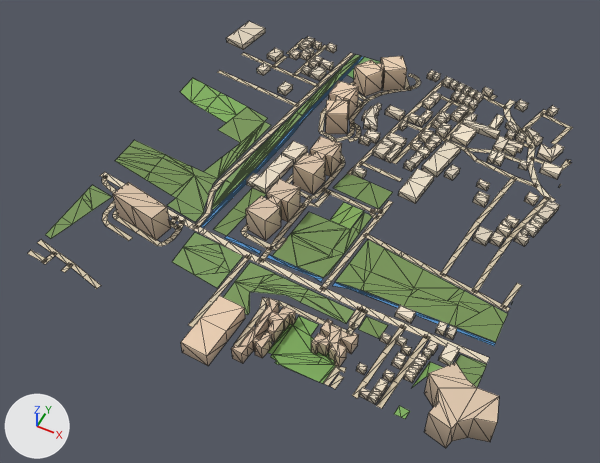
A saved change to the glTF model public/assets/bengaluru-region-v1/tiles/t10_18-l1.glb.
Both versions are drawn from a 50 mm camera at (5537.0, 8605.0, 705.0) aimed at (5248.0, 9183.0, -18.0). Every picture has the same lights, and +X, +Y and +Z are marked at lower left. The first picture is the older version. Mesh edges are drawn as thin lines. Vertices at exactly the same position are counted once.

The first picture shows 'building', 'ground', 'water'.
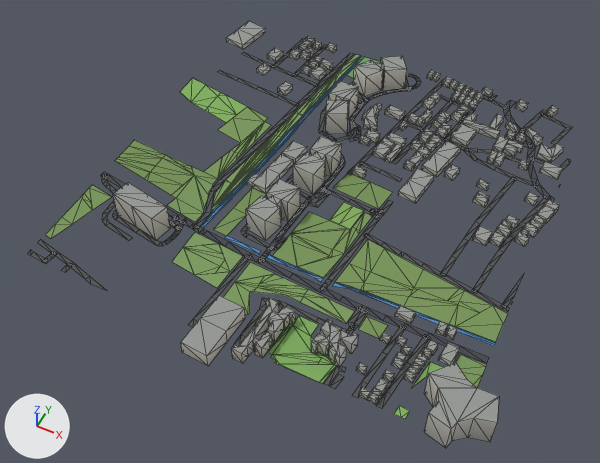
The change, as a list of edits to the scene's bpy script:
```text
Change me_building:
    used by ob_building; location = (5000.0, 9000.0, 0.0)
    remove me_building.from_pydata(...)  # 1296 vertices, 1690 faces; spans x 0.0..529.0, y -32.0..505.0, z 0.0..36.0
    add me_building.from_pydata(...)  # 1296 vertices, 2076 faces; spans x 0.0..529.0, y -32.0..505.0, z 0.0..36.0
    me_building part 1: 1690 kept faces spanning x 0.0..529.0, y -32.0..505.0, z 0.0..36.0 get new vertex colours
    edits to the shape of me_building do not show in these pictures
Change me_ground:
    used by ob_ground; location = (5000.0, 9000.0, 0.0)
    verts and faces of me_ground; kept vertices keep their numbers, new ones are numbered from 1140
    before: 387 (258.0, 211.0, 1.0) at pixel (318, 207), 388 (251.0, 214.0, 1.0) at pixel (314, 203)
    remove me_ground.from_pydata(...)  # 1140 vertices, 1038 faces; spans x -1.0..503.0, y -3.0..503.0, z 1.0
    add me_ground.from_pydata(...)  # 1148 vertices, 1046 faces; spans x 0.0..500.0, y 0.0..500.0, z 1.0
    me_ground part 2
    18 vertices are removed from x 91.0..497.0, y 20.0..501.0, z 1.0
    48 faces are deleted
    5 vertices in x 468.0..499.0, y 94.0..415.0, z 1.0 move by (1.0, 0.0, 0.0)
    4 vertices in x 235.0..501.0, y 135.0..421.0, z 1.0 move by (-1.0, 0.0, 0.0)
    3 vertices in x 161.0..450.0, y 441.0..499.0, z 1.0 move by (0.0, 1.0, 0.0)
    20 vertices move from x 121.0..503.0, y 65.0..503.0, z 1.0 to x 122.0..500.0, y 58.0..500.0, z 1.0
    22 vertices are added at x 92.0..500.0, y 9.0..500.0, z 1.0
    52 new faces join them
    me_ground part 3
    5 vertices are removed from x -1.0..134.0, y 3.0..140.0, z 1.0
    16 faces are deleted
    7 vertices move from x -1.0..123.0, y -3.0..148.0, z 1.0 to x 0.0..123.0, y 0.0..140.0, z 1.0
    9 vertices are added at x 0.0..134.0, y 0.0..148.0, z 1.0
    20 new faces join them
    me_ground part 4
    add verts[388] = (252.0, 215.0, 1.0)  # moved, pixel (315, 203)
    add verts[387] = (257.0, 210.0, 1.0)  # moved, pixel (317, 207)
    me_ground part 5: 590 kept faces spanning x 0.0..500.0, y 0.0..500.0, z 1.0 get new vertex colours; the middle colour goes from beige #d7c9ae to dark grey #535556
```

Location of each change, (x1, y1, x2, y2) in pixels of the pictures (600 x 463 px; the box of a moved part takes in the faces that stretch with it):
part 1 of me_building, recoloured
    both: (113, 21, 564, 448)
part 2 of me_ground, moved or reshaped
    both: (188, 39, 571, 409)
part 3 of me_ground, moved or reshaped
    before: (27, 172, 184, 289)
    after: (27, 172, 184, 290)
part 4 of me_ground, moved or reshaped
    before: (308, 192, 330, 207)
    after: (308, 191, 330, 208)
part 5 of me_ground, recoloured
    both: (38, 45, 573, 389)
